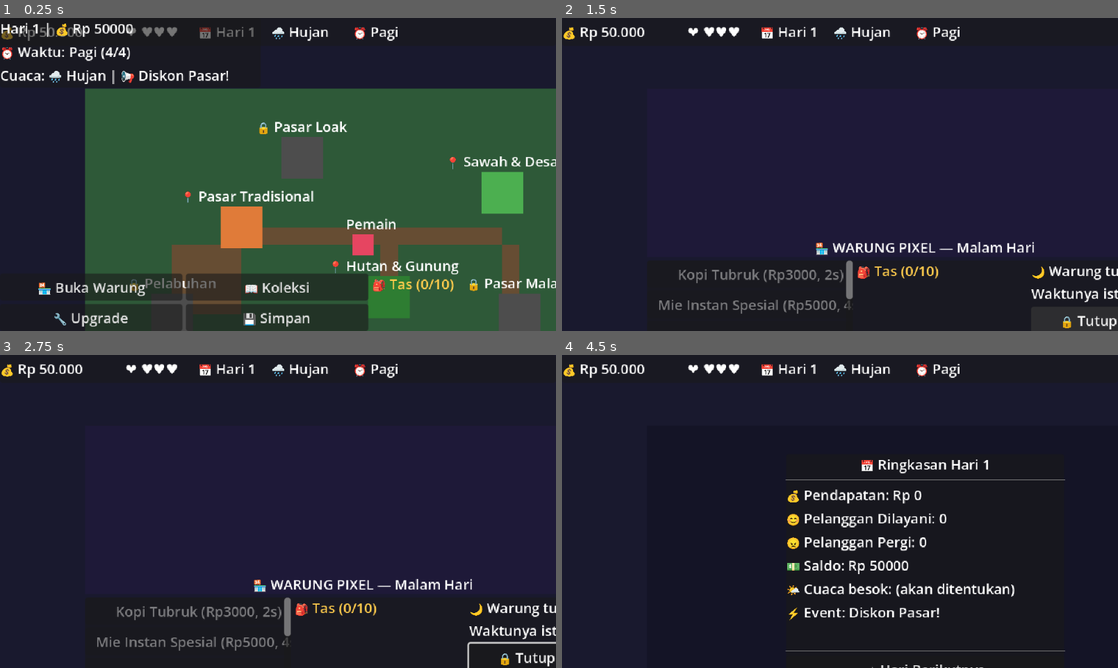
Above: before the commit, frames 1-4 (two rows, left to right).
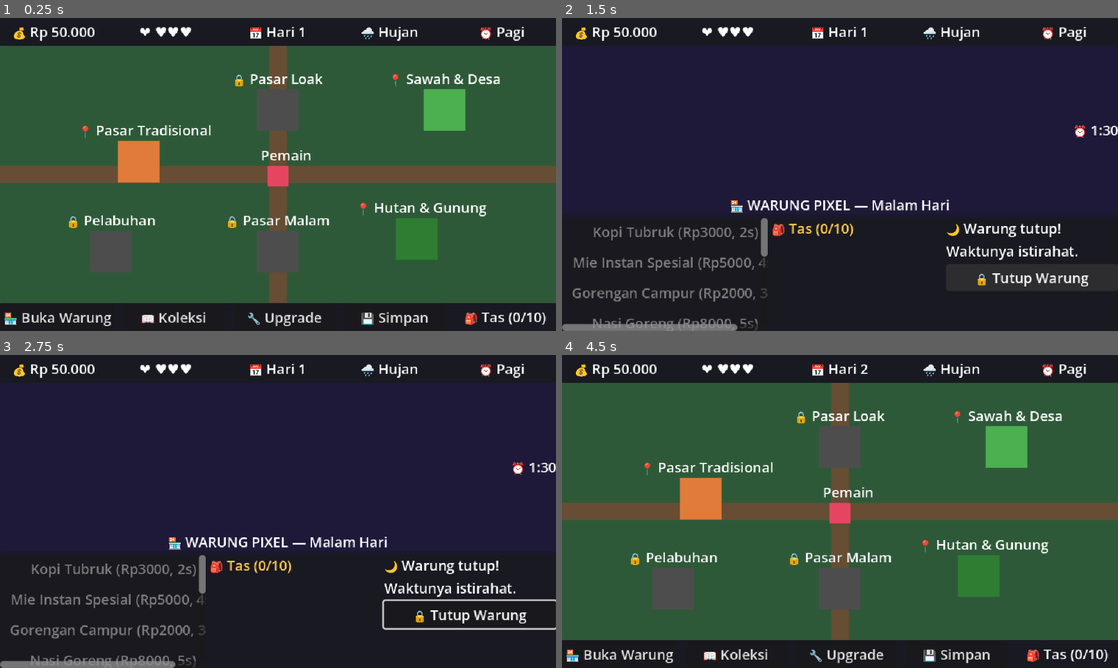
Above: after the commit, the same moments.

Repository: Grace488/Waroeng-Game
Game: Godot game, scene res://scenes/main.tscn
The game is run twice, just before and just after one commit, with the same random seed, the same clock (stepped at 60 frames per second) and the same inputs.
Inputs (mouse positions are in pixels of both pictures, inside the frame that each line leads up to):
- Up to frame 1 (0.25 s): no input
- Up to frame 2 (1.5 s): click "🏪 Buka Warung" at 0.5 s; click "🔒 Tutup Warung" at 1.25 s
- Up to frame 3 (2.75 s): tap Enter (ui_accept) at 2, 2.27 s; move the mouse to (400, 495) at 2.02 s; hold Right (ui_right) from 2.03 s (still down); click (400, 495) at 2.17 s
- Up to frame 4 (4.5 s): tap Enter (ui_accept) at 2.75, 3.02 s; move the mouse to (728, 527) at 2.77 s; release Right (ui_right) at 2.78 s; hold Down (ui_down) 2.78-3.53 s; click (728, 527) at 2.92 s; move the mouse to (895, 442) at 3.52 s; hold Right (ui_right) 3.53-4.25 s; click (895, 442) at 3.67 s; click (840, 627) at 4.25 s, where only the run after the commit has a clickable "➡️ Hari Berikutnya"

The runs differ from the first frame. In frame 1, 58% of the frame differs, in the area x 0-100%, y 1-100%; in frame 2, 11%; in frame 3, 11%; in frame 4, 85%, in the area x 0-100%, y 2-100%.

Commit message:
Perbaiki tata letak UI World Map

Diff:
--- a/project.godot
+++ b/project.godot
@@ -37,3 +37,5 @@
 
 textures/canvas_textures/default_texture_filter=0
 renderer/rendering_method="gl_compatibility"
+
+environment/defaults/default_clear_color=Color(0.1, 0.1, 0.18, 1)
--- a/scenes/main.tscn
+++ b/scenes/main.tscn
@@ -30,9 +30,6 @@
 anchors_preset = 15
 anchor_right = 1.0
 anchor_bottom = 1.0
-offset_left = 98.0
-offset_top = 81.0
-offset_right = 98.0
-offset_bottom = 49.0
+offset_top = 32.0
 grow_horizontal = 2
 grow_vertical = 2
--- a/scenes/ui/hud.tscn
+++ b/scenes/ui/hud.tscn
@@ -13,21 +13,31 @@
 custom_minimum_size = Vector2(0, 28)
 
 [node name="LabelUang" type="Label" parent="HBox"]
-custom_minimum_size = Vector2(140, 0)
+layout_mode = 2
+size_flags_horizontal = 3
+horizontal_alignment = 1
 text = "💰 Rp 50.000"
 
 [node name="LabelNyawa" type="Label" parent="HBox"]
-custom_minimum_size = Vector2(80, 0)
+layout_mode = 2
+size_flags_horizontal = 3
+horizontal_alignment = 1
 text = "❤️ ♥♥♥"
 
 [node name="LabelHari" type="Label" parent="HBox"]
-custom_minimum_size = Vector2(80, 0)
+layout_mode = 2
+size_flags_horizontal = 3
+horizontal_alignment = 1
 text = "📅 Hari 1"
 
 [node name="LabelCuaca" type="Label" parent="HBox"]
-custom_minimum_size = Vector2(90, 0)
+layout_mode = 2
+size_flags_horizontal = 3
+horizontal_alignment = 1
 text = "☀️ Cerah"
 
 [node name="LabelWaktu" type="Label" parent="HBox"]
-custom_minimum_size = Vector2(80, 0)
+layout_mode = 2
+size_flags_horizontal = 3
+horizontal_alignment = 1
 text = "⏰ Pagi"
--- a/scenes/world_map/location_point.gd
+++ b/scenes/world_map/location_point.gd
@@ -18,7 +18,7 @@
 	body_exited.connect(_on_body_exited)
 
 
-func setup(id: String, nama: String, warna: Color, is_terkunci: bool, pos: Vector2) -> void:
+func setup(id: String, nama: String, warna: Color, is_terkunci: bool, pos: Vector2, parent_size: Vector2) -> void:
 	id_lokasi = id
 	nama_lokasi = nama
 	terkunci = is_terkunci
@@ -33,6 +33,18 @@
 		color_rect.color = Color(0.3, 0.3, 0.3)
 	else:
 		label_nama.text = "📍 " + nama
+
+	# Sesuaikan posisi label agar tidak terpotong tepi layar
+	# Lebar label sekitar 140px (offset -70 hingga 70)
+	var left_edge = pos.x - 70.0
+	var right_edge = pos.x + 70.0
+
+	if left_edge < 10:
+		label_nama.position.x = -24.0 # Rata kiri
+		label_nama.horizontal_alignment = HORIZONTAL_ALIGNMENT_LEFT
+	elif right_edge > parent_size.x - 10:
+		label_nama.position.x = -140.0 + 24.0 # Rata kanan
+		label_nama.horizontal_alignment = HORIZONTAL_ALIGNMENT_RIGHT
 
 
 func _on_body_entered(body: Node2D) -> void:
--- a/scenes/world_map/world_map.gd
+++ b/scenes/world_map/world_map.gd
@@ -1,26 +1,23 @@
 # scenes/world_map/world_map.gd
 # Peta dunia — gerakkan karakter ke lokasi untuk masuk
-extends Node2D
+extends Control
 
 signal buka_warung()
 signal buka_lokasi(id_lokasi: String)
 signal buka_koleksi()
 signal buka_upgrade()
 
-@onready var label_info: Label = $UILayer/UI/PanelInfo/VBox/LabelInfo
-@onready var label_slot: Label = $UILayer/UI/PanelInfo/VBox/LabelSlot
-@onready var label_event: Label = $UILayer/UI/PanelInfo/VBox/LabelEvent
-@onready var panel_inventori: VBoxContainer = $UILayer/UI/PanelBawah/InvScroll/InvContainer
+@onready var btn_buka_warung: Button = $VBox/BottomBar/HBox/BtnBukaWarung
+@onready var btn_koleksi: Button = $VBox/BottomBar/HBox/BtnKoleksi
+@onready var btn_upgrade: Button = $VBox/BottomBar/HBox/BtnUpgrade
+@onready var btn_save: Button = $VBox/BottomBar/HBox/BtnSave
+@onready var label_tas: Label = $VBox/BottomBar/HBox/LabelTas
 
-@onready var btn_buka_warung: Button = $UILayer/UI/PanelBawah/HBoxKiri/VBoxBtn/HBoxAtas/BtnBukaWarung
-@onready var btn_koleksi: Button = $UILayer/UI/PanelBawah/HBoxKiri/VBoxBtn/HBoxAtas/BtnKoleksi
-@onready var btn_upgrade: Button = $UILayer/UI/PanelBawah/HBoxKiri/VBoxBtn/HBoxBawah/BtnUpgrade
-@onready var btn_save: Button = $UILayer/UI/PanelBawah/HBoxKiri/VBoxBtn/HBoxBawah/BtnSave
-
-@onready var lokasi_container: Node2D = $Locations
-@onready var player: CharacterBody2D = $PlayerMap
-@onready var panel_interaksi: PanelContainer = $UILayer/PanelInteraksi
-@onready var label_interaksi: Label = $UILayer/PanelInteraksi/LabelInteraksi
+@onready var map_area: Control = $VBox/MapArea
+@onready var lokasi_container: Node2D = $VBox/MapArea/Locations
+@onready var player: CharacterBody2D = $VBox/MapArea/PlayerMap
+@onready var panel_interaksi: PanelContainer = $PanelInteraksi
+@onready var label_interaksi: Label = $PanelInteraksi/LabelInteraksi
 
 var lokasi_aktif: String = ""
 var scene_location_point: PackedScene = preload("res://scenes/world_map/location_point.tscn")
@@ -34,37 +31,44 @@
 	btn_buka_warung.pressed.connect(func(): buka_warung.emit())
 	btn_koleksi.pressed.connect(func(): buka_koleksi.emit())
 	btn_upgrade.pressed.connect(func(): buka_upgrade.emit())
-	btn_save.pressed.connect(func():
-		SaveManager.simpan_game()
-		label_info.text = "✅ Game berhasil disimpan!"
-	)
+	btn_save.pressed.connect(func(): SaveManager.simpan_game())
 
 	# Hubungkan signal
-	GameData.slot_waktu_berubah.connect(_on_slot_berubah)
 	GameData.inventori_berubah.connect(_update_inventori)
-	GameData.uang_berubah.connect(func(_v): _update_info())
 
 	_spawn_lokasi()
-	_update_info()
 	_update_inventori()
 
 
 func _process(_delta: float) -> void:
+	# Batasi pergerakan pemain di dalam MapArea
+	if is_instance_valid(player) and is_instance_valid(map_area):
+		var size = map_area.size
+		player.position.x = clamp(player.position.x, 12, size.x - 12)
+		player.position.y = clamp(player.position.y, 12, size.y - 12)
+
 	# Tekan Space atau Enter untuk masuk ke lokasi
 	if lokasi_aktif != "" and Input.is_action_just_pressed("ui_accept"):
 		_kunjungi_lokasi(lokasi_aktif)
 
 
 func _spawn_lokasi() -> void:
-	# Posisi manual untuk tiap lokasi (bisa disesuaikan nanti)
-	var posisi_lokasi = {
-		"pasar": Vector2(180, 160),
-		"sawah": Vector2(480, 120),
-		"hutan": Vector2(350, 240),
-		"pelabuhan": Vector2(100, 260),
-		"pasar_malam": Vector2(500, 260),
-		"pasar_loak": Vector2(250, 80)
+	# Tunggu frame pertama agar MapArea punya ukuran yang valid
+	await get_tree().process_frame
+	var size = map_area.size
+	if size.x == 0: size = Vector2(640, 296) # Fallback
+
+	# Posisi berdasarkan persentase agar responsif
+	var pos_persen = {
+		"pasar": Vector2(0.25, 0.45),
+		"sawah": Vector2(0.8, 0.25),
+		"hutan": Vector2(0.75, 0.75),
+		"pelabuhan": Vector2(0.2, 0.8),
+		"pasar_malam": Vector2(0.5, 0.8),
+		"pasar_loak": Vector2(0.5, 0.25)
 	}
+
+	var margin: float = 30.0
 
 	for id_lokasi in GameData.data_locations:
 		var data: Dictionary = GameData.data_locations[id_lokasi]
@@ -72,11 +76,15 @@
 		var nama: String = str(data.get("nama", id_lokasi))
 		var warna_str: String = str(data.get("warna", "#888888"))
 		var warna: Color = Color.from_string(warna_str, Color.GRAY)
-		var pos = posisi_lokasi.get(id_lokasi, Vector2(randf_range(100, 500), randf_range(100, 300)))
+		var persen = pos_persen.get(id_lokasi, Vector2(0.5, 0.5))
+
+		# Kalkulasi posisi, pastikan tidak melewati batas margin
+		var x = clamp(size.x * persen.x, margin, size.x - margin)
+		var y = clamp(size.y * persen.y, margin, size.y - margin)
 
 		var loc = scene_location_point.instantiate()
 		lokasi_container.add_child(loc)
-		loc.setup(id_lokasi, nama, warna, not terbuka, pos)
+		loc.setup(id_lokasi, nama, warna, not terbuka, Vector2(x, y), size)
 		loc.player_masuk.connect(_on_player_masuk_lokasi)
 		loc.player_keluar.connect(_on_player_keluar_lokasi)
 
@@ -107,48 +115,15 @@
 	if GameData.pakai_slot_waktu():
 		buka_lokasi.emit(id_lokasi)
 	else:
-		label_info.text = "⏰ Waktu habis! Saatnya buka warung."
-
-
-func _update_info() -> void:
-	label_info.text = "Hari %d | 💰 Rp %d" % [GameData.hari, GameData.uang]
-	label_slot.text = "⏰ Waktu: %s (%d/4)" % [GameData.nama_slot_waktu(), GameData.slot_waktu_sisa]
-
-	var nama_cuaca: String = "☀️ Cerah"
-	if GameData.cuaca == "hujan": nama_cuaca = "🌧️ Hujan"
-	elif GameData.cuaca == "berangin": nama_cuaca = "💨 Berangin"
-
-	var teks_event: String = "Cuaca: " + nama_cuaca
-	if not EventManager.event_hari_ini.is_empty():
-		teks_event += " | 📢 " + str(EventManager.event_hari_ini.get("nama", ""))
-	label_event.text = teks_event
-
-
-func _on_slot_berubah(_sisa: int) -> void:
-	_update_info()
+		# Beri efek getar/merah jika tidak bisa masuk karena waktu habis
+		var tween = create_tween()
+		tween.tween_property(panel_interaksi, "modulate", Color.RED, 0.1)
+		tween.tween_property(panel_interaksi, "modulate", Color.WHITE, 0.1)
+		label_interaksi.text = "⏰ Waktu habis! Saatnya buka warung."
 
 
 func _update_inventori() -> void:
-	# Hapus list lama
-	for child in panel_inventori.get_children():
-		child.queue_free()
-
-	var label_header := Label.new()
-	label_header.text = "🎒 Tas (%d/%d)" % [GameData.hitung_total_item(), GameData.slot_tas_maks]
-	label_header.add_theme_color_override("font_color", Color(1, 0.8, 0.3))
-	panel_inventori.add_child(label_header)
-
-	for id_item in GameData.inventori:
-		var info: Dictionary = GameData.inventori[id_item]
-		var nama: String = id_item
-		if id_item in GameData.data_ingredients:
-			nama = str(GameData.data_ingredients[id_item].get("nama", id_item))
-		elif id_item in GameData.data_hidden_gems:
-			nama = str(GameData.data_hidden_gems[id_item].get("nama", id_item))
-
-		var lbl := Label.new()
-		lbl.text = "  %s x%d" % [nama, int(info["jumlah"])]
-		panel_inventori.add_child(lbl)
+	label_tas.text = "🎒 Tas (%d/%d)" % [GameData.hitung_total_item(), GameData.slot_tas_maks]
 
 
 func _buat_stylebox(warna: Color) -> StyleBoxFlat:
--- a/scenes/world_map/world_map.tscn
+++ b/scenes/world_map/world_map.tscn
@@ -3,147 +3,126 @@
 [ext_resource type="Script" path="res://scenes/world_map/world_map.gd" id="1"]
 [ext_resource type="PackedScene" path="res://scenes/world_map/player_map.tscn" id="2"]
 
-[node name="WorldMap" type="Node2D"]
+[node name="WorldMap" type="Control"]
+layout_mode = 3
+anchors_preset = 15
+anchor_right = 1.0
+anchor_bottom = 1.0
+grow_horizontal = 2
+grow_vertical = 2
 script = ExtResource("1")
 
 [node name="BG" type="ColorRect" parent="."]
-offset_right = 640.0
-offset_bottom = 360.0
+layout_mode = 1
+anchors_preset = 15
+anchor_right = 1.0
+anchor_bottom = 1.0
+grow_horizontal = 2
+grow_vertical = 2
+color = Color(0.1, 0.1, 0.18, 1)
+
+[node name="VBox" type="VBoxContainer" parent="."]
+layout_mode = 1
+anchors_preset = 15
+anchor_right = 1.0
+anchor_bottom = 1.0
+grow_horizontal = 2
+grow_vertical = 2
+theme_override_constants/separation = 0
+
+[node name="MapArea" type="Control" parent="VBox"]
+layout_mode = 2
+size_flags_vertical = 3
+clip_contents = true
+
+[node name="MapBG" type="ColorRect" parent="VBox/MapArea"]
+layout_mode = 1
+anchors_preset = 15
+anchor_right = 1.0
+anchor_bottom = 1.0
+grow_horizontal = 2
+grow_vertical = 2
 color = Color(0.18, 0.35, 0.22, 1)
 
-[node name="Jalanan" type="Node2D" parent="."]
-
-[node name="Jalan1" type="ColorRect" parent="Jalanan"]
-offset_left = 180.0
-offset_top = 160.0
-offset_right = 480.0
-offset_bottom = 180.0
+[node name="Jalan1" type="ColorRect" parent="VBox/MapArea"]
+layout_mode = 1
+anchors_preset = 14
+anchor_top = 0.5
+anchor_right = 1.0
+anchor_bottom = 0.5
+offset_top = -10.0
+offset_bottom = 10.0
+grow_horizontal = 2
+grow_vertical = 2
 color = Color(0.4, 0.3, 0.2, 1)
 
-[node name="Jalan2" type="ColorRect" parent="Jalanan"]
-offset_left = 340.0
-offset_top = 160.0
-offset_right = 360.0
-offset_bottom = 240.0
+[node name="Jalan2" type="ColorRect" parent="VBox/MapArea"]
+layout_mode = 1
+anchors_preset = 13
+anchor_left = 0.5
+anchor_right = 0.5
+anchor_bottom = 1.0
+offset_left = -10.0
+offset_right = 10.0
+grow_horizontal = 2
+grow_vertical = 2
 color = Color(0.4, 0.3, 0.2, 1)
 
-[node name="Jalan3" type="ColorRect" parent="Jalanan"]
-offset_left = 100.0
-offset_top = 180.0
-offset_right = 180.0
-offset_bottom = 260.0
-color = Color(0.4, 0.3, 0.2, 1)
+[node name="Locations" type="Node2D" parent="VBox/MapArea"]
 
-[node name="Jalan4" type="ColorRect" parent="Jalanan"]
-offset_left = 480.0
-offset_top = 180.0
-offset_right = 500.0
-offset_bottom = 260.0
-color = Color(0.4, 0.3, 0.2, 1)
+[node name="PlayerMap" parent="VBox/MapArea" instance=ExtResource("2")]
+position = Vector2(320, 150)
 
-[node name="Locations" type="Node2D" parent="."]
+[node name="BottomBar" type="PanelContainer" parent="VBox"]
+custom_minimum_size = Vector2(0, 32)
+layout_mode = 2
 
-[node name="PlayerMap" parent="." instance=ExtResource("2")]
-position = Vector2(320, 180)
+[node name="HBox" type="HBoxContainer" parent="VBox/BottomBar"]
+layout_mode = 2
+theme_override_constants/separation = 10
+alignment = 1
 
-[node name="UILayer" type="CanvasLayer" parent="."]
+[node name="BtnBukaWarung" type="Button" parent="VBox/BottomBar/HBox"]
+layout_mode = 2
+size_flags_horizontal = 3
+text = "🏪 Buka Warung"
 
-[node name="PanelInteraksi" type="PanelContainer" parent="UILayer"]
+[node name="BtnKoleksi" type="Button" parent="VBox/BottomBar/HBox"]
+layout_mode = 2
+size_flags_horizontal = 3
+text = "📖 Koleksi"
+
+[node name="BtnUpgrade" type="Button" parent="VBox/BottomBar/HBox"]
+layout_mode = 2
+size_flags_horizontal = 3
+text = "🔧 Upgrade"
+
+[node name="BtnSave" type="Button" parent="VBox/BottomBar/HBox"]
+layout_mode = 2
+size_flags_horizontal = 3
+text = "💾 Simpan"
+
+[node name="LabelTas" type="Label" parent="VBox/BottomBar/HBox"]
+layout_mode = 2
+size_flags_horizontal = 3
+horizontal_alignment = 1
+text = "🎒 Tas (0/10)"
+
+[node name="PanelInteraksi" type="PanelContainer" parent="."]
+layout_mode = 1
 anchors_preset = 7
 anchor_left = 0.5
 anchor_top = 1.0
 anchor_right = 0.5
 anchor_bottom = 1.0
 offset_left = -150.0
-offset_top = -140.0
+offset_top = -80.0
 offset_right = 150.0
-offset_bottom = -90.0
+offset_bottom = -35.0
 grow_horizontal = 2
 grow_vertical = 0
 
-[node name="LabelInteraksi" type="Label" parent="UILayer/PanelInteraksi"]
+[node name="LabelInteraksi" type="Label" parent="PanelInteraksi"]
 layout_mode = 2
 text = "Tekan [SPACE] untuk masuk"
 horizontal_alignment = 1
-
-[node name="UI" type="Control" parent="UILayer"]
-layout_mode = 3
-anchors_preset = 15
-anchor_right = 1.0
-anchor_bottom = 1.0
-mouse_filter = 2
-
-[node name="PanelInfo" type="PanelContainer" parent="UILayer/UI"]
-layout_mode = 0
-offset_right = 300.0
-offset_bottom = 80.0
-
-[node name="VBox" type="VBoxContainer" parent="UILayer/UI/PanelInfo"]
-layout_mode = 2
-
-[node name="LabelInfo" type="Label" parent="UILayer/UI/PanelInfo/VBox"]
-layout_mode = 2
-text = "Hari 1 | Cuaca: Cerah"
-
-[node name="LabelSlot" type="Label" parent="UILayer/UI/PanelInfo/VBox"]
-layout_mode = 2
-text = "⏰ Slot waktu: 4/4"
-
-[node name="LabelEvent" type="Label" parent="UILayer/UI/PanelInfo/VBox"]
-layout_mode = 2
-text = ""
-
-[node name="PanelBawah" type="HBoxContainer" parent="UILayer/UI"]
-layout_mode = 1
-anchors_preset = 12
-anchor_top = 1.0
-anchor_right = 1.0
-anchor_bottom = 1.0
-offset_top = -60.0
-grow_horizontal = 2
-grow_vertical = 0
-
-[node name="HBoxKiri" type="HBoxContainer" parent="UILayer/UI/PanelBawah"]
-layout_mode = 2
-size_flags_horizontal = 3
-
-[node name="VBoxBtn" type="VBoxContainer" parent="UILayer/UI/PanelBawah/HBoxKiri"]
-layout_mode = 2
-size_flags_horizontal = 3
-
-[node name="HBoxAtas" type="HBoxContainer" parent="UILayer/UI/PanelBawah/HBoxKiri/VBoxBtn"]
-layout_mode = 2
-size_flags_vertical = 3
-
-[node name="BtnBukaWarung" type="Button" parent="UILayer/UI/PanelBawah/HBoxKiri/VBoxBtn/HBoxAtas"]
-layout_mode = 2
-size_flags_horizontal = 3
-text = "🏪 Buka Warung"
-
-[node name="BtnKoleksi" type="Button" parent="UILayer/UI/PanelBawah/HBoxKiri/VBoxBtn/HBoxAtas"]
-layout_mode = 2
-size_flags_horizontal = 3
-text = "📖 Koleksi"
-
-[node name="HBoxBawah" type="HBoxContainer" parent="UILayer/UI/PanelBawah/HBoxKiri/VBoxBtn"]
-layout_mode = 2
-size_flags_vertical = 3
-
-[node name="BtnUpgrade" type="Button" parent="UILayer/UI/PanelBawah/HBoxKiri/VBoxBtn/HBoxBawah"]
-layout_mode = 2
-size_flags_horizontal = 3
-text = "🔧 Upgrade"
-
-[node name="BtnSave" type="Button" parent="UILayer/UI/PanelBawah/HBoxKiri/VBoxBtn/HBoxBawah"]
-layout_mode = 2
-size_flags_horizontal = 3
-text = "💾 Simpan"
-
-[node name="InvScroll" type="ScrollContainer" parent="UILayer/UI/PanelBawah"]
-layout_mode = 2
-size_flags_horizontal = 3
-size_flags_stretch_ratio = 0.5
-
-[node name="InvContainer" type="VBoxContainer" parent="UILayer/UI/PanelBawah/InvScroll"]
-layout_mode = 2
-size_flags_horizontal = 3
